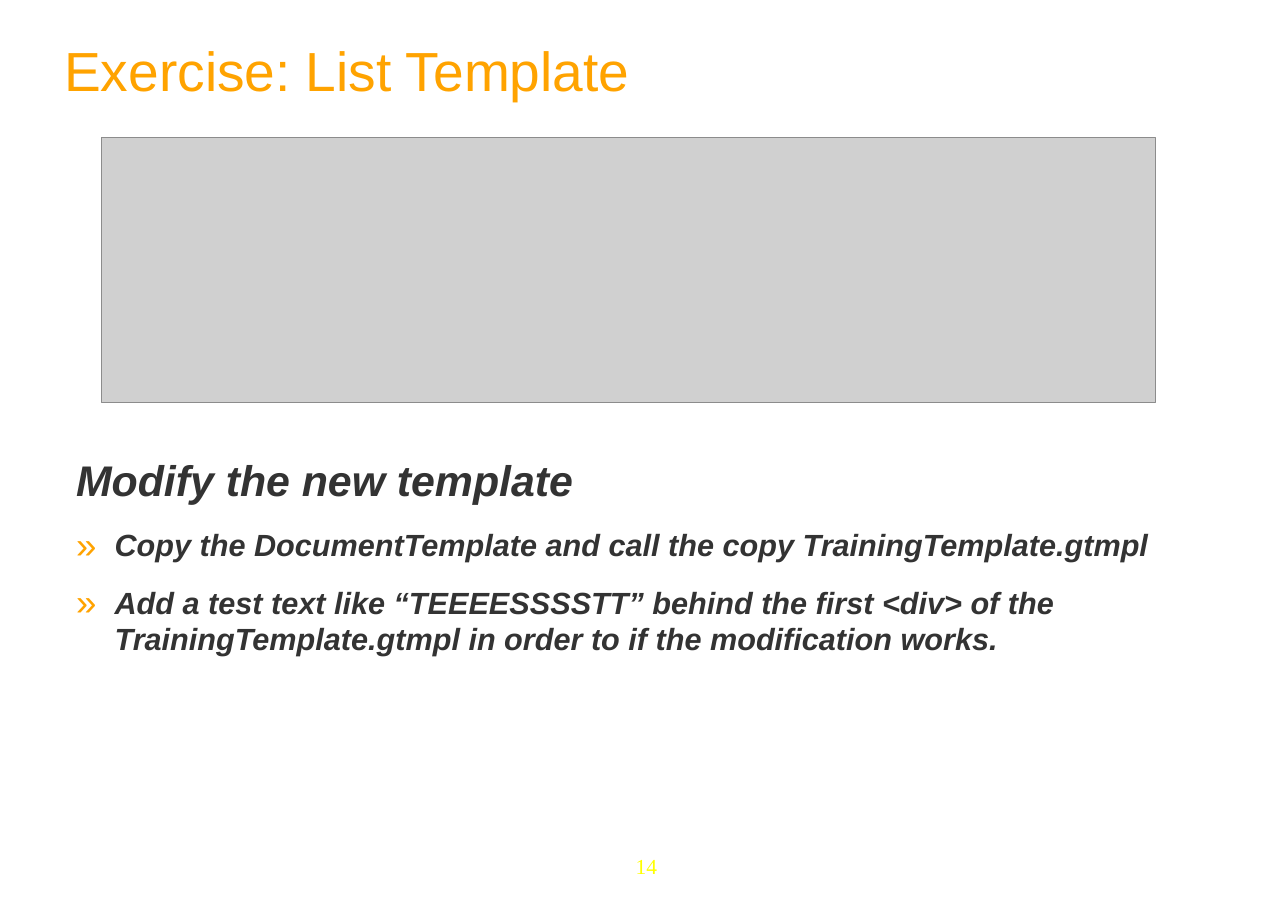
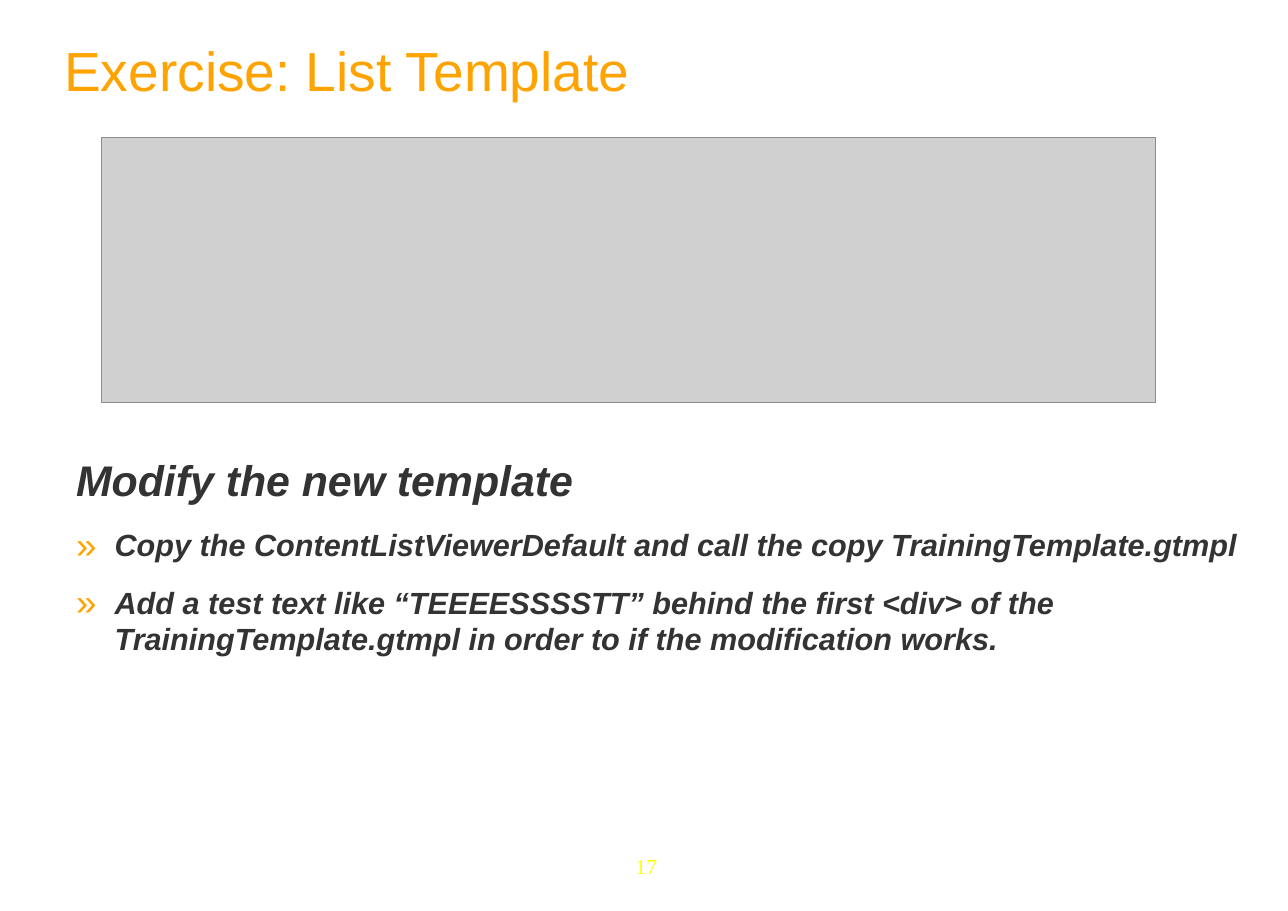
Before and after one commit to anhvurz90/training, a slide deck: slide 17 of slides/exo-fundamentals/en/070-WCM-Lab-XFund-en.ppt (slide 14 before the commit). Drawn at 1288x911 pixels with LibreOffice and Linux fonts; fonts in the diff are those of the drawing; grey boxes stand for pictures; background and template pictures are left out. Boxes give left, top, right and bottom in pixels: in the first picture for what was removed or moved away, otherwise in the second. Text is boxed around its words. In the diff, an @@ line names an element or a change of style, - is before the commit and + after.

```diff
--- a/slides/exo-fundamentals/en/070-WCM-Lab-XFund-en.ppt
+++ b/slides/exo-fundamentals/en/070-WCM-Lab-XFund-en.ppt
@@ text at box(115, 534, 1236, 562): text changed @@
-» Copy the DocumentTemplate and call the copy TrainingTemplate.gtmpl
+» Copy the ContentListViewerDefault and call the copy TrainingTemplate.gtmpl
@@ page number at box(636, 860, 657, 874): text changed @@
-14
+17
```
Also in this commit, not shown: 8 other slides changed, 4 slides added, 1 slide removed, 1 other file.
